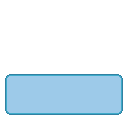
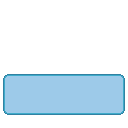
Revision of a layered 128×128 image; what changed, layer by layer:
painted on "Layer 1" over (3, 74, 125, 115)
